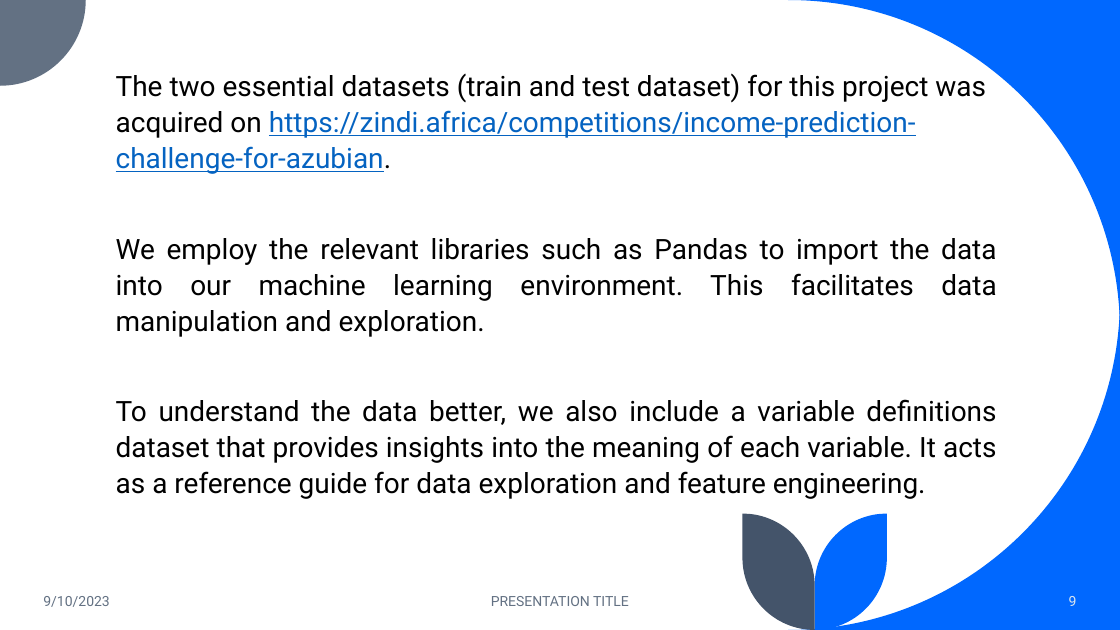
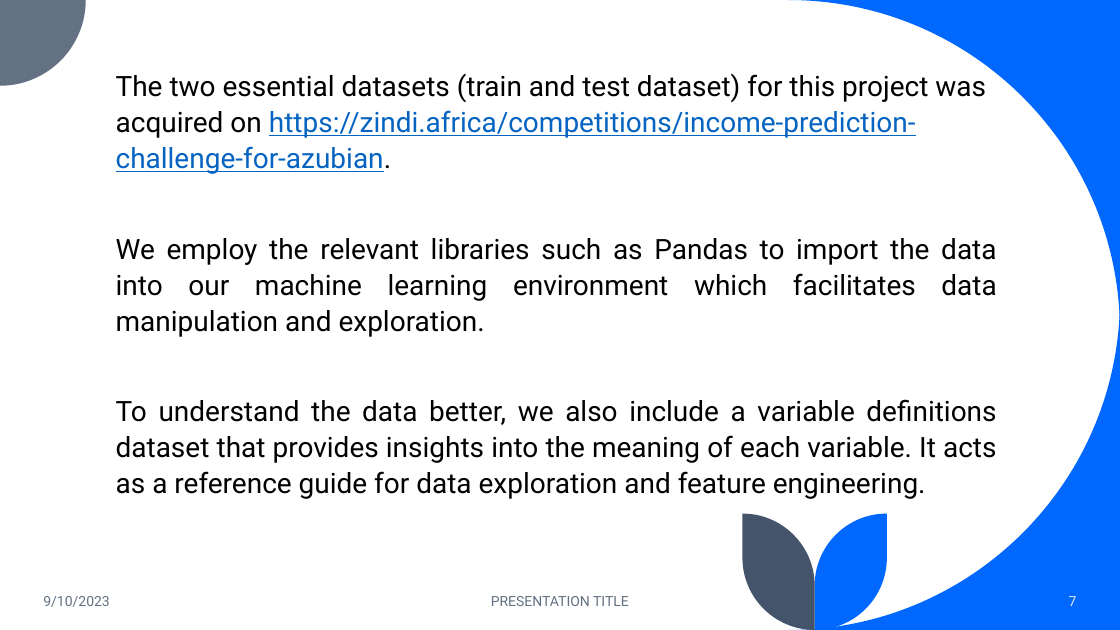
Before and after one commit to kwabenaboateng/AZUBI-CAPSTONE-PROJECT, a slide deck: slide 7 of Income Prediction Challenge for Azubian - PPT.pptx (slide 9 before the commit). Drawn at 1120x630 pixels with LibreOffice and Linux fonts; fonts in the diff are those of the drawing. Boxes give left, top, right and bottom in pixels: in the first picture for what was removed or moved away, otherwise in the second. Text is boxed around its words. In the diff, an @@ line names an element or a change of style, - is before the commit and + after.

```diff
--- a/Income Prediction Challenge for Azubian - PPT.pptx
+++ b/Income Prediction Challenge for Azubian - PPT.pptx
@@ text at [116, 238, 996, 337]: text changed @@
-We employ the relevant libraries such as Pandas to import the data into our machine learning environment. This facilitates data manipulation and exploration.
+We employ the relevant libraries such as Pandas to import the data into our machine learning environment which facilitates data manipulation and exploration.
@@ page number at [1069, 596, 1077, 606]: text changed @@
-9
+7
```
Also in this commit, not shown: 6 other slides changed, 3 slides added, 11 slides removed, 8 other files.
